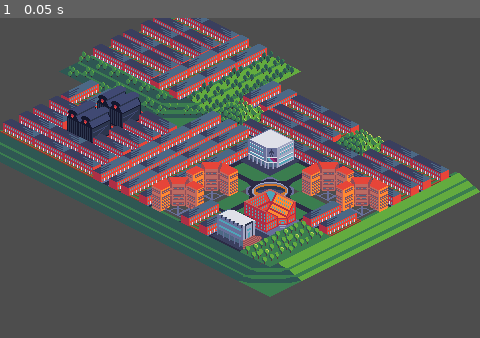
Above: before the commit, frame 1.
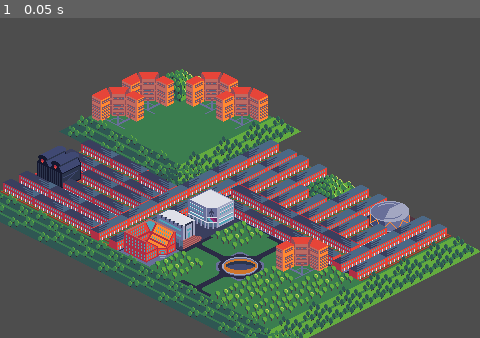
Above: after the commit, the same moment.

Repository: cfdj/CellularCities
Game: Godot game, scene res://MainScene.tscn
The game is run twice, just before and just after one commit, with the same random seed, the same clock (stepped at 60 frames per second) and the same inputs.
Inputs:
- Up to frame 1 (0.05 s): no input

The runs differ from the first frame. In frame 1, 56% of the frame differs, in the area x 0-100%, y 0-100%.

Commit message:
Tilemap now working

Diff:
--- a/MainScene.tscn
+++ b/MainScene.tscn
@@ -9,18 +9,28 @@
 texture_filter = 1
 tile_set = ExtResource("1_v2ljp")
 format = 2
-layer_0/name = "Details"
+layer_0/name = "HighGroundDetail"
 layer_0/y_sort_enabled = true
-layer_0/y_sort_origin = 1
-layer_0/tile_data = PackedInt32Array(262146, 327680, 0, 196609, 327680, 0, 327682, 458752, 0, 262147, 393216, 0, 196611, 393216, 0, 131073, 327680, 0, 131076, 393216, 0)
+layer_0/y_sort_origin = 15
+layer_0/z_index = 1
+layer_0/tile_data = PackedInt32Array(393217, 327680, 0, 458753, 327680, 0, 524290, 327680, 0, 589826, 458752, 0, 458755, 393216, 0, 524291, 393216, 0, 393220, 393216, 0, 196610, 262144, 0, 262147, 196608, 2, 262146, 131072, 2, 327681, 131072, 2, 327683, 196608, 2)
 layer_1/name = "HighGround"
 layer_1/y_sort_enabled = true
 layer_1/y_sort_origin = 15
-layer_1/tile_data = PackedInt32Array(196610, 0, 3, 131074, 0, 4, 65538, 0, 4, 131075, 0, 3, 65537, 0, 4, 65539, 0, 3, 3, 0, 4, 2, 0, 4, -65534, 0, 4)
-layer_2/name = "City"
+layer_1/tile_data = PackedInt32Array(327681, 0, 0, 393218, 0, 0, 458754, 0, 0, 393219, 0, 0, 327682, 0, 0, 327683, 0, 0, 262147, 0, 0, 196610, 0, 0, 262146, 0, 0)
+layer_2/name = "CityDetails"
 layer_2/y_sort_enabled = true
-layer_2/tile_data = PackedInt32Array(327680, 65536, 3, 393216, 65536, 3, 458752, 65536, 3, 262145, 0, 3, 327681, 131072, 1, 393217, 131072, 1, 458753, 65536, 3, 524289, 65536, 3, 589825, 65536, 4, 393218, 65536, 3, 458754, 65536, 4, 524290, 65536, 4, 589826, 0, 3, 655362, 0, 3, 720898, 131072, 2, 327683, 262144, 0, 393219, 65536, 4, 458755, 0, 3, 524291, 0, 3, 589827, 131072, 3, 655363, 196608, 2, 720899, 131072, 4, 786435, 0, 3, 851971, 65536, 1, 262148, 65536, 4, 327684, 0, 4, 393220, 0, 4, 458756, 0, 4, 524292, 262144, 1, 589828, 196608, 3, 655364, 65536, 2, 720900, 196608, 4, 786436, 0, 2, 851972, 262144, 3, 917508, 262144, 3, 393221, 0, 4, 458757, 262144, 0, 524293, 0, 4, 589829, 0, 4, 655365, 131072, 2, 720901, 196608, 2, 786437, 65536, 4, 524294, 0, 4, 589830, 0, 4, 655366, 0, 4, 196611, 196608, 0, 262147, 196608, 0, 327682, 131072, 0, 262146, 65536, 0, 196609, 65536, 0, 131076, 393216, 1, 131073, 327680, 1)
-layer_3/name = "Valley"
+layer_2/z_index = 1
+layer_2/tile_data = PackedInt32Array(393217, 327680, 0, 458753, 327680, 0, 524290, 327680, 0, 589826, 393216, 0, 458755, 393216, 0, 524291, 393216, 0, 393220, 393216, 0, 851969, 0, 3, 786434, 0, 3, 720898, 0, 3, 655362, 65536, 3, 786433, 65536, 3, 720896, 65536, 3, 655360, 65536, 3, 589824, 131072, 1, 655361, 0, 4, 720897, 0, 4, 589825, 0, 4, 524289, 0, 4, 720899, 0, 4, 786436, 0, 4, 917509, 0, 4, 851972, 0, 4, 983045, 65536, 4, 917510, 65536, 4, 851974, 65536, 4, 851973, 0, 3, 786438, 0, 1, 720901, 0, 3, 786437, 0, 3, 720900, 0, 3, 655365, 262144, 0, 589828, 0, 3, 655364, 0, 3, 655363, 0, 3, 589827, 0, 3, 524292, 0, 3, 786435, 262144, 1, 983043, 65536, 2, 851970, 65536, 1, 917506, 0, 2, 917508, 196608, 3, 1048580, 262144, 3, 1048579, 131072, 4, 917507, 131072, 3, 983044, 196608, 2, 1114115, 262144, 3, 1179652, 262144, 3, 1114116, 262144, 3, 1048581, 262144, 3, 983042, 262144, 3, 851971, 262144, 3)
+layer_3/name = "City"
 layer_3/y_sort_enabled = true
-layer_3/z_index = -1
-layer_3/tile_data = PackedInt32Array(983044, 196608, 0, 917509, 196608, 0, 851973, 196608, 0, 786438, 196608, 0, 720902, 196608, 0, 655367, 196608, 0, 1048580, 131072, 0, 983043, 65536, 0, 917507, 65536, 0, 851970, 65536, 0, 786434, 65536, 0, 720897, 65536, 0, 655361, 65536, 0, 589824, 65536, 0, 524288, 65536, 0, 524287, 65536, 0)
+layer_3/tile_data = PackedInt32Array(393217, 327680, 1, 458753, 65536, 0, 524289, 0, 0, 589825, 0, 0, 524290, 65536, 0, 589826, 131072, 0, 655362, 0, 0, 720898, 0, 0, 458755, 196608, 0, 524291, 196608, 0, 589827, 0, 0, 655363, 0, 0, 720899, 0, 0, 786435, 0, 0, 851971, 0, 0, 393220, 393216, 1, 524292, 0, 0, 589828, 0, 0, 655364, 0, 0, 720900, 0, 0, 786436, 0, 0, 851972, 0, 0, 917508, 0, 0, 655365, 0, 0, 720901, 0, 0, 786437, 0, 0, 589824, 0, 0, 655360, 0, 0, 720896, 0, 0, 655361, 0, 0, 720897, 0, 0, 786433, 0, 0, 851969, 0, 0, 786434, 0, 0, 851970, 0, 0, 917506, 0, 0, 983042, 0, 0, 917507, 0, 0, 983043, 0, 0, 1048579, 0, 0, 1114115, 0, 0, 983044, 0, 0, 1048580, 0, 0, 1114116, 0, 0, 1179652, 0, 0, 851973, 0, 0, 917509, 0, 0, 983045, 0, 0, 1048581, 0, 0, 786438, 0, 0, 851974, 0, 0, 917510, 0, 0)
+layer_4/name = "ValleyDetail"
+layer_4/y_sort_enabled = true
+layer_4/y_sort_origin = -15
+layer_4/z_index = 1
+layer_4/tile_data = PackedInt32Array(1245188, 393216, 0, 1179653, 393216, 0, 1114117, 393216, 0, 1048582, 393216, 0, 983046, 393216, 0, 917511, 393216, 0, 1310724, 458752, 0, 1245187, 327680, 0, 1179651, 327680, 0, 1114114, 327680, 0, 1048578, 327680, 0, 983041, 327680, 0, 917505, 327680, 0, 851968, 327680, 0, 786432, 327680, 0, 786431, 327680, 0)
+layer_5/name = "Valley"
+layer_5/y_sort_enabled = true
+layer_5/y_sort_origin = -15
+layer_5/tile_data = PackedInt32Array(786431, 327680, 1, 786432, 65536, 0, 851968, 65536, 0, 917505, 65536, 0, 983041, 65536, 0, 1048578, 65536, 0, 1114114, 65536, 0, 1179651, 65536, 0, 1245187, 65536, 0, 1245188, 196608, 0, 1310724, 131072, 0, 1114117, 196608, 0, 1179653, 196608, 0, 983046, 196608, 0, 1048582, 196608, 0, 917511, 393216, 1)
Binary file added: CityMap.aseprite
Binary file changed: CityMap.png
